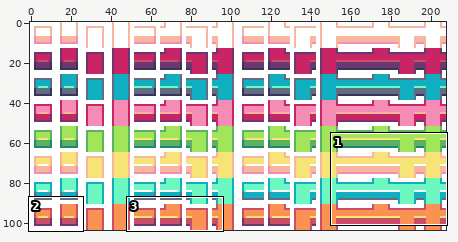
File history of a pixel-art file, examples/19 - snake with guns/img/players4.aseprite. Above, an overview of the earlier version with the close-up marked.
Close-up. First the earlier version:
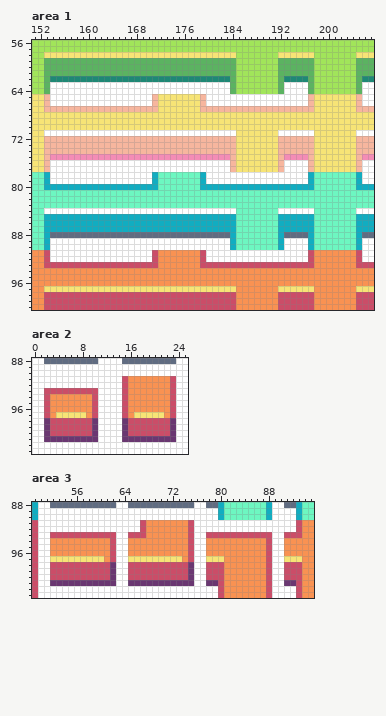
208x104 pixels, 1 frame. Shown: area 1: x 151..207, y 56..100; area 2: x 0..25, y 88..103; area 3: x 49..95, y 88..103. The commit also changed other parts of the picture, which this record leaves out.
After the commit:
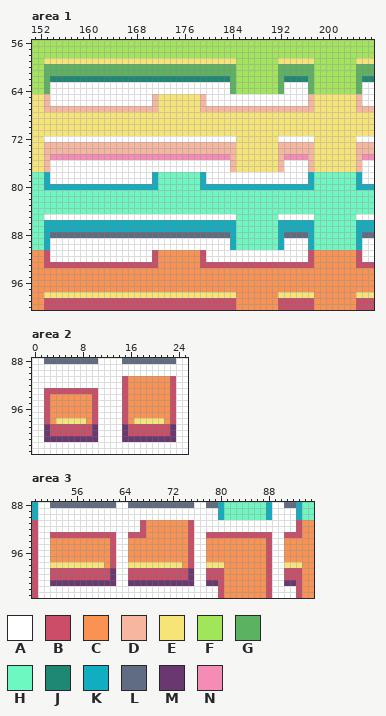
Palette (. is transparent): A #ffffff  B #cb4d68  C #f99252  D #f7b69e  E #f7e476  F #a1e55a  G #5bb361  H #6df7c1  J #1e8875  K #11adc1  L #606c81  M #6a3771  N #f48cb6
The edit:
Area 1, layer "sprites":
The author changed colour D to colour A in row 72 at x 153 to 184, 192 to 197 and 205 to 207.
The author changed colour K to colour A in row 85 at x 153 to 184, 192 to 197 and 205 to 207.
The author changed colour E to colour C in row 97 at x 153 to 184, 192 to 197 and 205 to 207.
The author changed colour A to colour E in row 71 at x 153 to 184, 192 to 197 and 205 to 207.
The author changed colour B to colour E in row 98 at x 153 to 184, 192 to 197 and 205 to 207.
The author changed colour G to colour E in row 59 at x 153 to 184, 192 to 197 and 205 to 207.
The author changed colour E to colour F in row 58 at x 153 to 184, 192 to 197 and 205 to 207.
The author changed colour A to colour H in row 84 at x 153 to 184, 192 to 197 and 205 to 207.
Area 2, layer "sprites":
The author changed colour M to colour B in row 98 at x 2, 10, 15 and 23.
The author changed colour B to colour C in row 98 at x 3, 9, 16 and 22.
The author changed colour E to colour C in row 97 at x 4 to 8 and 17 to 21.
The author changed colour B to colour E in row 98 at x 4 to 8 and 17 to 21.
Area 3, layer "sprites":
The author changed colour M to colour B in row 98 at x 62 and 75.
The author changed colour B to colour C in row 98 at x 61 and 74.
The author changed colour E to colour C in row 97 at x 52 to 60, 65 to 73, 78 to 80 and 91 to 93.
The author changed colour B to colour E in row 98 at x 52 to 60, 65 to 73, 78 to 80 and 91 to 93.
